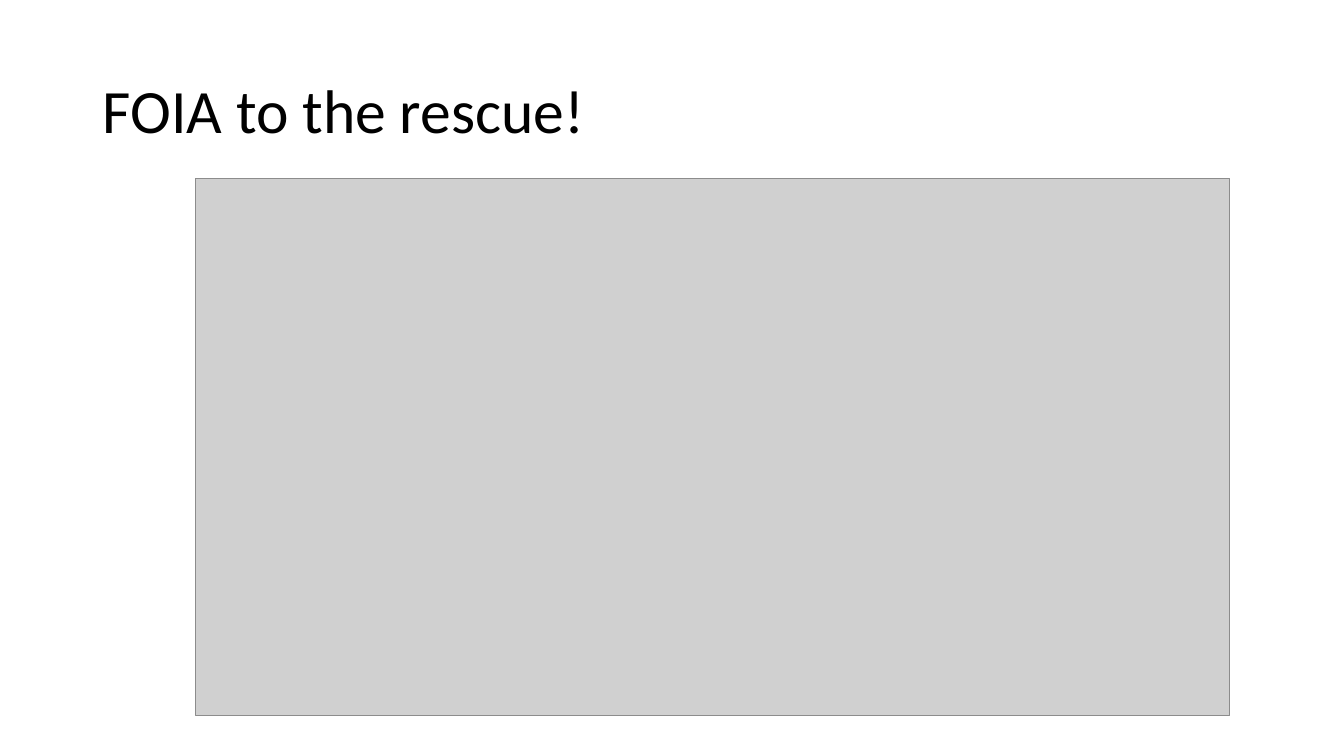
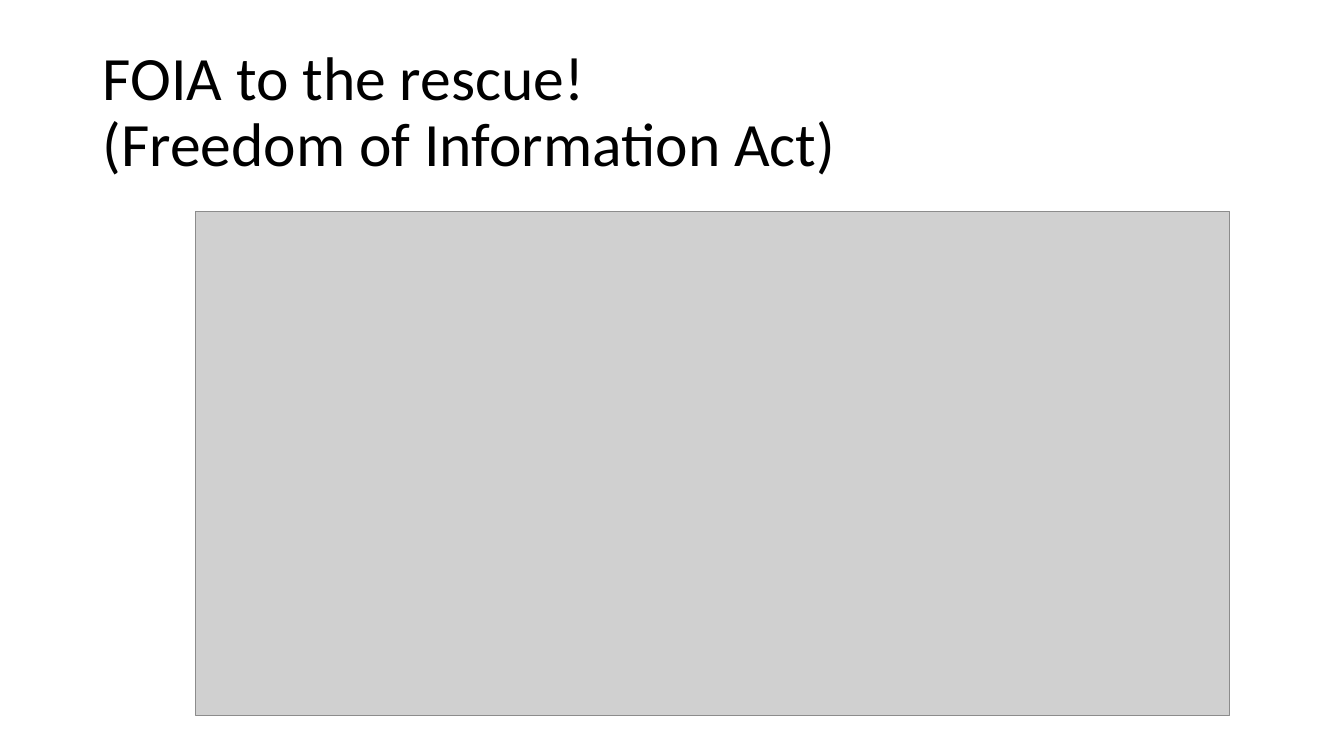
Before and after one commit to buddyp450/RedLightRunners, a slide deck: slide 3 of RedLightRunners.pptx. Drawn at 1344x756 pixels with LibreOffice and Linux fonts; fonts in the diff are those of the drawing; grey boxes stand for pictures. Boxes give left, top, right and bottom in pixels: in the first picture for what was removed or moved away, otherwise in the second. Text is boxed around its words. In the diff, an @@ line names an element or a change of style, - is before the commit and + after.

```diff
--- a/RedLightRunners.pptx
+++ b/RedLightRunners.pptx
@@ title at (102, 57, 835, 175): text changed @@
-FOIA to the rescue!
+FOIA to the rescue!
+(Freedom of Information Act)
@@ picture: place and size @@
-picture at (196, 178, 1230, 716)
+picture at (196, 211, 1230, 716)
```
Also in this commit, not shown: 3 other slides changed, 1 slide added.
